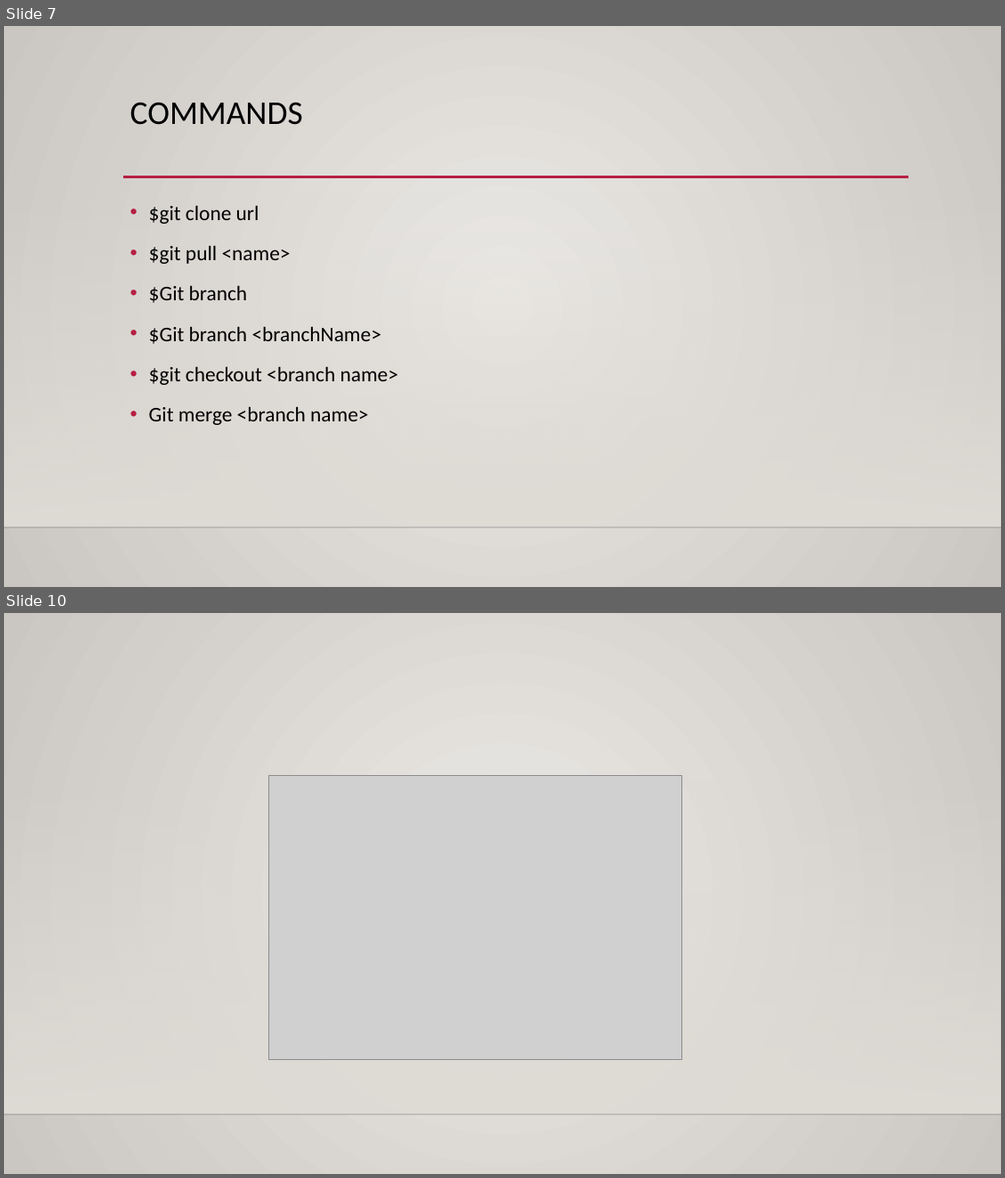
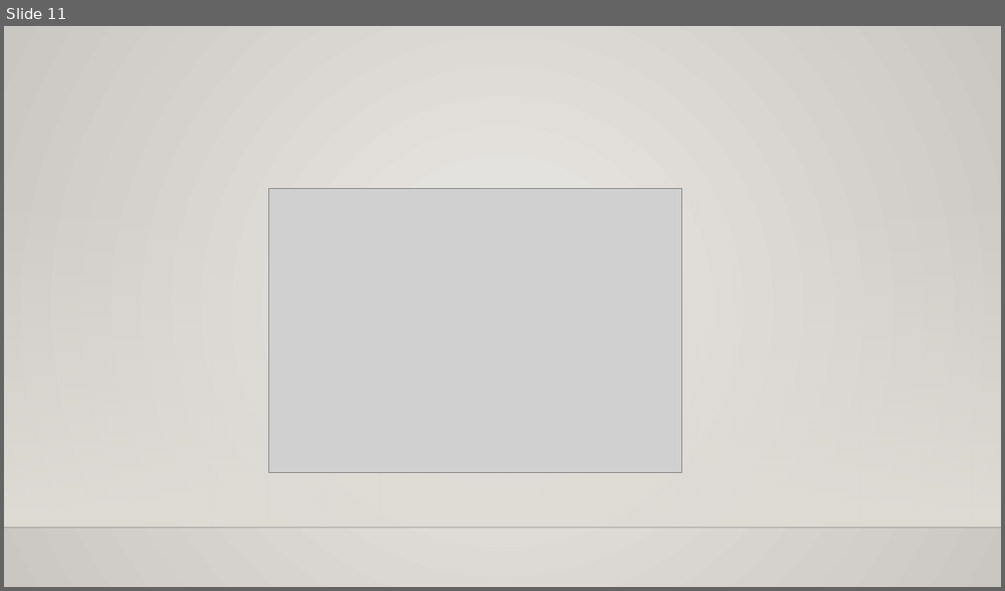
Before and after one commit to sushmithakongi/Infobell-Openshift-Daily-Work, a slide deck: Git And GitHub.pptx. Shown one above the other, each under a label of ours: slides 7 and 10 before the commit, slide 11 after it; the slides between them are not shown. The pictures are 1005x1178 and 1005x591 pixels, drawn with LibreOffice and Linux fonts; fonts in the diff are those of the drawing; grey boxes stand for pictures; background and template pictures are left out. Boxes give left, top, right and bottom in pixels: in the first picture for what was removed or moved away, otherwise in the second. Text is boxed around its words. In the diff, an @@ line names an element or a change of style, - is before the commit and + after.

```diff
--- a/Git And GitHub.pptx
+++ b/Git And GitHub.pptx
@@ slide 7 removed at [4,26,1001,587], background gradient #ECEAE7 to #CAC7C1; not listed: 2 template elements that a slide beside it also shows @@
@@ title removed at [130,102,303,125] @@
-COMMANDS
@@ line removed from (123, 177) to (909, 177) @@
@@ text removed at [149,205,398,425] @@
-• $git clone url
-• $git pull <name>
-• $Git branch
-• $Git branch <branchName>
-• $git checkout <branch name>
-• Git merge <branch name>
@@ what was slide 10 is now slide 11 @@
```
Also in this commit, not shown: 2 slides changed, 8 slides added, 6 other slides removed, 1 other file.
